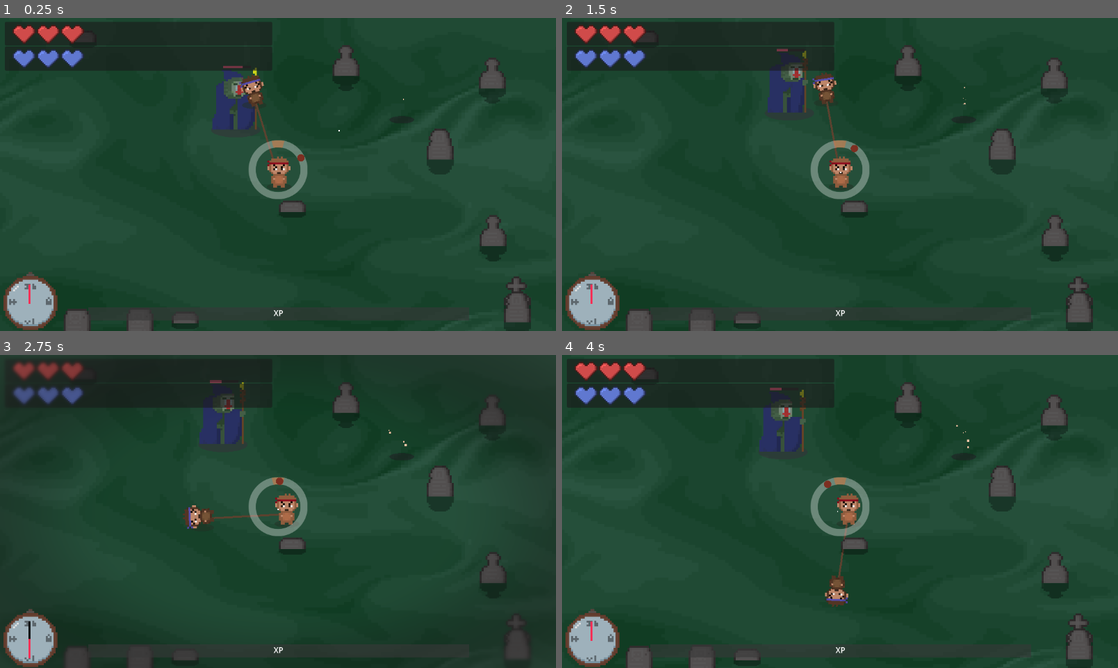
Above: before the commit, frames 1-4 (two rows, left to right).
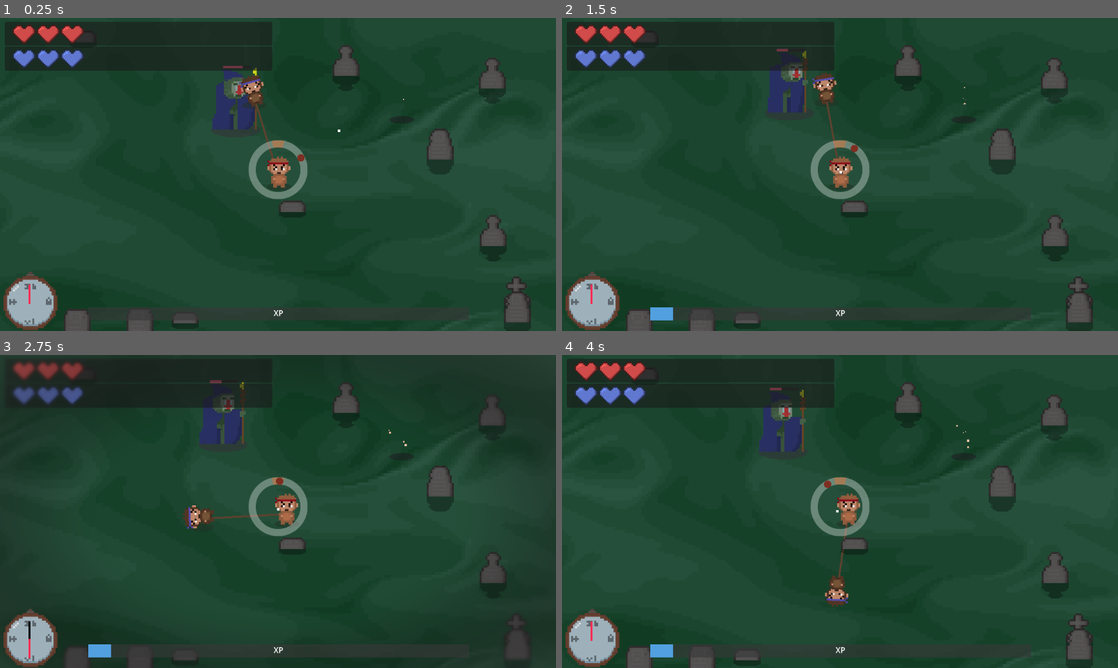
Above: after the commit, the same moments.

Repository: arrowira/cookiejam4
Game: Godot game, scene res://scenes/main.tscn
Two runs of this game, one before a commit and one after it. Both use one fixed random seed, a clock stepped at 60 frames per second and the inputs below.
Inputs (mouse positions are in pixels of both pictures, inside the frame that each line leads up to):
- Up to frame 1 (0.25 s): no input
- Up to frame 2 (1.5 s): move the mouse to (962, 158) at 0.52 s; tap C (c) at 0.6 s; tap E (e) at 0.8, 1.35 s; move the mouse to (728, 190) at 1.27 s
- Up to frame 3 (2.75 s): tap K (k) at 1.55, 2.1 s; move the mouse to (333, 442) at 2.02 s; tap X (x) at 2.3 s
- Up to frame 4 (4 s): move the mouse to (812, 574) at 2.77 s; tap X (x) at 2.85 s; tap C (c) at 3.05, 3.6 s; move the mouse to (1006, 558) at 3.52 s; tap E (e) at 3.8 s

The runs differ from the first frame. In frame 1, less than 0.1% of the frame differs, in the area x 60-62%, y 35-37%; in frame 2, 0.2%; in frame 3, 0.2%; in frame 4, 0.2%, in the area x 15-50%, y 49-97%.

Commit message:
xp functional

Diff:
--- a/cookie-jam-4/scenes/red.tscn
+++ b/cookie-jam-4/scenes/red.tscn
@@ -39,6 +39,21 @@
 "values": [0, 1, 2, 3, 4, 5, 6, 7, 8, 9, 10, 11, 12, 13, 14, 15]
 }
 
+[sub_resource type="Animation" id="Animation_vskon"]
+resource_name = "death"
+tracks/0/type = "value"
+tracks/0/imported = false
+tracks/0/enabled = true
+tracks/0/path = NodePath("sprite:frame")
+tracks/0/interp = 1
+tracks/0/loop_wrap = true
+tracks/0/keys = {
+"times": PackedFloat32Array(0, 0.03, 0.06, 0.09, 0.12, 0.15, 0.18, 0.21),
+"transitions": PackedFloat32Array(1, 1, 1, 1, 1, 1, 1, 1),
+"update": 1,
+"values": [17, 18, 19, 20, 21, 22, 23, 24]
+}
+
 [sub_resource type="Animation" id="Animation_02wpa"]
 resource_name = "unanchored"
 tracks/0/type = "value"
@@ -52,21 +67,6 @@
 "transitions": PackedFloat32Array(1),
 "update": 1,
 "values": [32]
-}
-
-[sub_resource type="Animation" id="Animation_vskon"]
-resource_name = "death"
-tracks/0/type = "value"
-tracks/0/imported = false
-tracks/0/enabled = true
-tracks/0/path = NodePath("sprite:frame")
-tracks/0/interp = 1
-tracks/0/loop_wrap = true
-tracks/0/keys = {
-"times": PackedFloat32Array(0, 0.03, 0.06, 0.09, 0.12, 0.15, 0.18, 0.21),
-"transitions": PackedFloat32Array(1, 1, 1, 1, 1, 1, 1, 1),
-"update": 1,
-"values": [17, 18, 19, 20, 21, 22, 23, 24]
 }
 
 [sub_resource type="AnimationLibrary" id="AnimationLibrary_hvrnj"]
@@ -110,4 +110,5 @@
 scale = Vector2(0.5, 0.15)
 texture = ExtResource("3_vskon")
 
+[connection signal="area_entered" from="Area2D" to="." method="_on_area_2d_area_entered"]
 [connection signal="body_entered" from="Area2D" to="." method="_on_area_2d_body_entered"]
--- a/cookie-jam-4/scenes/xp_dot.tscn
+++ b/cookie-jam-4/scenes/xp_dot.tscn
@@ -1,12 +1,22 @@
-[gd_scene load_steps=3 format=3 uid="uid://dap8ltnh3xrxy"]
+[gd_scene load_steps=4 format=3 uid="uid://dap8ltnh3xrxy"]
 
 [ext_resource type="Script" uid="uid://bkvjttysgs4g6" path="res://scripts/xp_dot.gd" id="1_y6nh4"]
 [ext_resource type="Texture2D" uid="uid://c46siv2ekw3n5" path="res://sprites/whitesquare-1.png.png" id="2_im1ea"]
+
+[sub_resource type="CircleShape2D" id="CircleShape2D_y6nh4"]
+radius = 7.28011
 
 [node name="xpDot" type="Node2D"]
 script = ExtResource("1_y6nh4")
 
 [node name="Whitesquare1_png" type="Sprite2D" parent="."]
 position = Vector2(0, -5.9604645e-08)
-scale = Vector2(0.2, 0.2)
+scale = Vector2(0.4, 0.4)
 texture = ExtResource("2_im1ea")
+
+[node name="Area2D" type="Area2D" parent="."]
+
+[node name="CollisionShape2D" type="CollisionShape2D" parent="Area2D"]
+shape = SubResource("CircleShape2D_y6nh4")
+
+[node name="xp" type="Node2D" parent="Area2D"]
--- a/cookie-jam-4/scripts/companion.gd
+++ b/cookie-jam-4/scripts/companion.gd
@@ -40,3 +40,9 @@
 	elif body.get_node("stone") != null:
 		body.get_parent()._break()
 		#get_parent().get_parent().get_node("camera anchor").get_node("shaker").shake(3,10)
+
+
+func _on_area_2d_area_entered(area: Area2D) -> void:
+	if area.get_node("xp") != null:
+		area.queue_free()
+		get_parent().get_parent().addXP()
--- a/cookie-jam-4/scripts/player.gd
+++ b/cookie-jam-4/scripts/player.gd
@@ -15,6 +15,8 @@
 var timeSlowLength = 1.0
 var dead=false
 var latestPickUp
+var xp = 0
+var maxXP = 100
 
 @onready var red = $bSpin/red
 @onready var blue = $rSpin/blue
@@ -93,6 +95,7 @@
 		circle.winBoost += 0.3
 	elif upgradeID == 5:
 		changeRope(20)
+
 func _physics_process(delta: float) -> void:
 	if dead:
 		Engine.time_scale = $deathTimer.time_left
@@ -125,7 +128,13 @@
 		$rSpin/blue.die()
 	dead=true
 
-
+func addXP():
+	xp+=6
+	$hud/xpBar.value=xp
+	if xp%maxXP != xp:
+		xp = xp%maxXP
+		maxXP+=10
+		$hud/xpBar.max_value = maxXP
 
 func hurt(color, amt):
 	$"camera anchor/shaker".shake(6,100)
